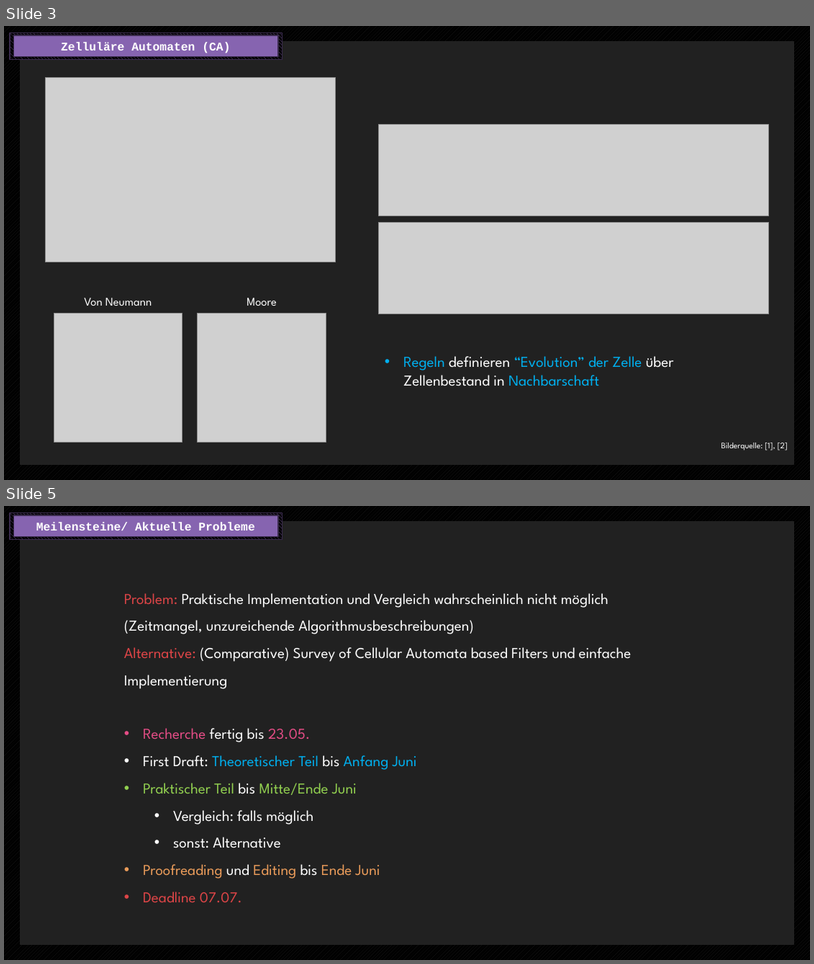
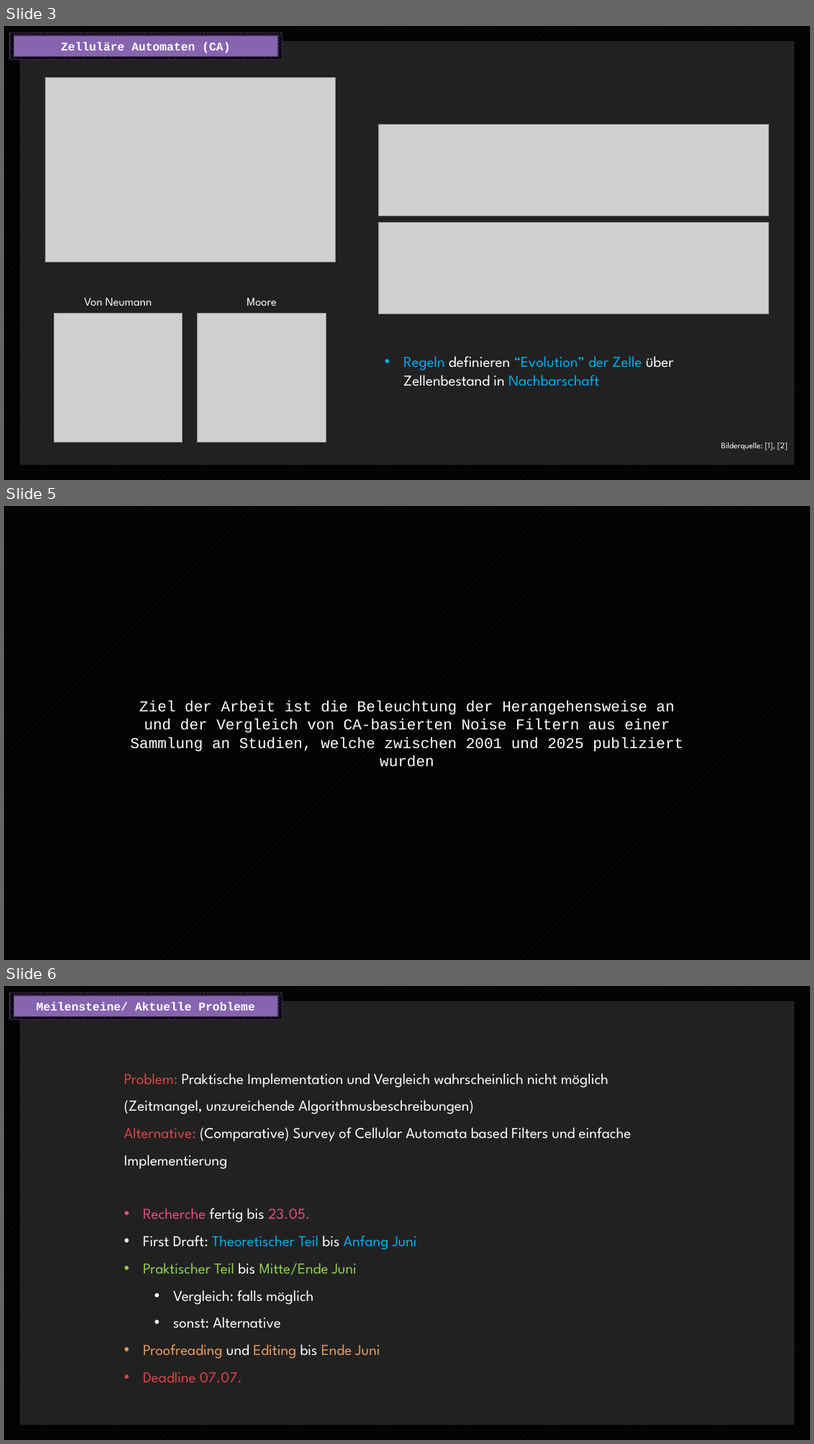
Before and after one commit to endorivium/informational-mastery, a slide deck: STI/CellularAutomata/3_presentation/Zwischenstand.pptx. Shown one above the other, each under a label of ours: slides 3 and 5 before the commit, slides 3, 5 and 6 after it; the slides between them are not shown. The pictures are 814x964 and 814x1444 pixels, drawn with LibreOffice and Linux fonts; fonts in the diff are those of the drawing; grey boxes stand for pictures. Boxes give left, top, right and bottom in pixels: in the first picture for what was removed or moved away, otherwise in the second. Text is boxed around its words. In the diff, an @@ line names an element or a change of style, - is before the commit and + after.

```diff
--- a/STI/CellularAutomata/3_presentation/Zwischenstand.pptx
+++ b/STI/CellularAutomata/3_presentation/Zwischenstand.pptx
@@ slide 5 added at (4, 506, 810, 960), background pattern #212121 on #000000 @@
@@ text added at (131, 700, 684, 767), 18 pt, text #FFFFFF @@
+Ziel der Arbeit ist die Beleuchtung der Herangehensweise an und der Vergleich von CA-basierten Noise Filtern aus einer Sammlung an Studien, welche zwischen 2001 und 2025 publiziert wurden
@@ what was slide 5 is now slide 6 @@
```
Also in this commit, not shown: 3 slides changed, 3 other files.
